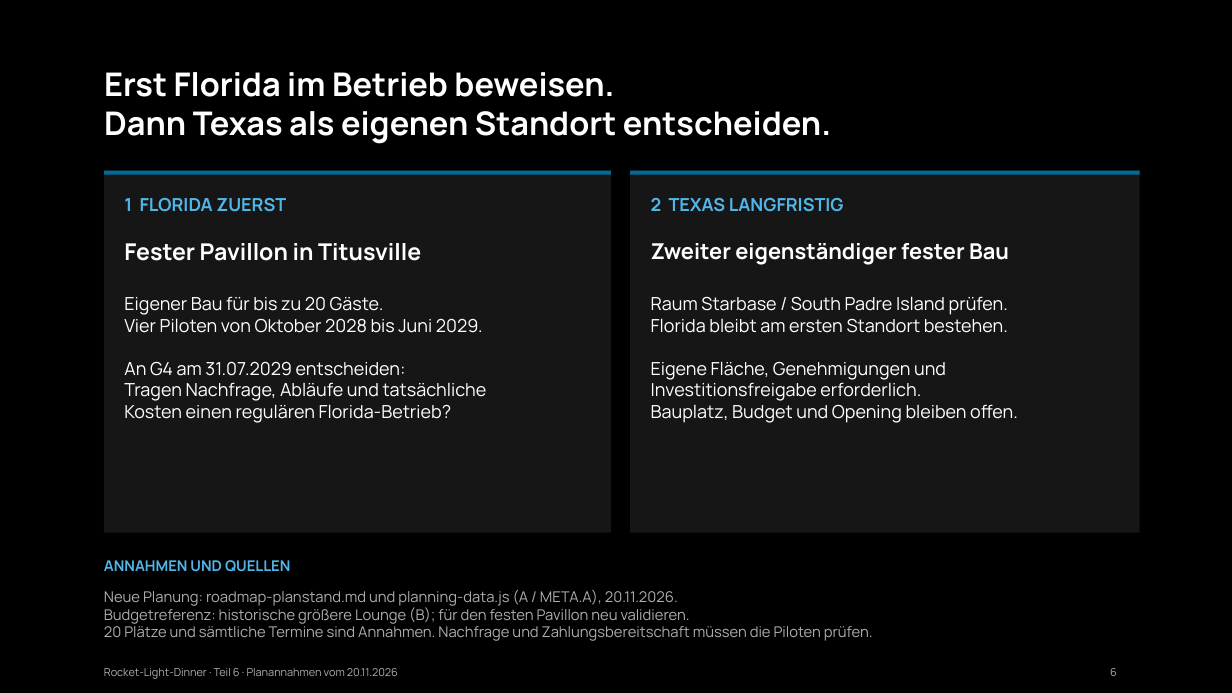
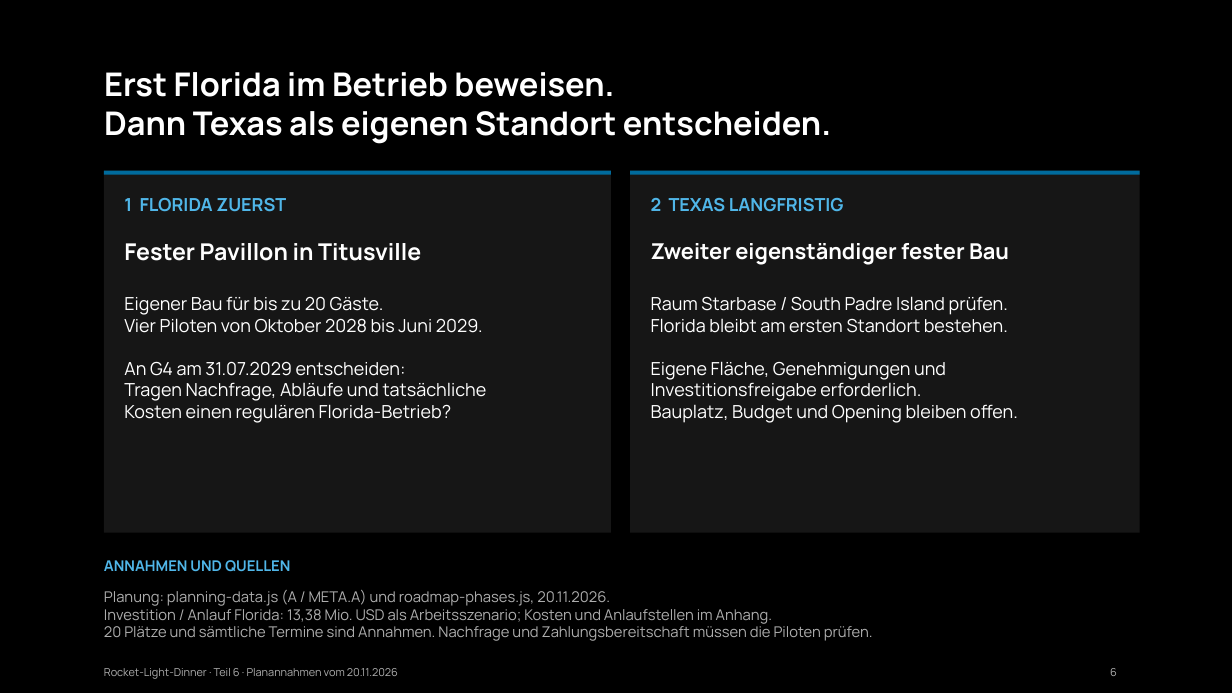
Before and after one commit to Pogoner/InnovationManagement, a slide deck: slide 6 of quellen/step-6-roadmap-fester-pavillon.pptx. Drawn at 1232x693 pixels with LibreOffice and Linux fonts; fonts in the diff are those of the drawing. Boxes give left, top, right and bottom in pixels: in the first picture for what was removed or moved away, otherwise in the second. Text is boxed around its words. In the diff, an @@ line names an element or a change of style, - is before the commit and + after.

Commit message:
feat(pitch): connect pavilion budget, five-year cashflow and roadmap contacts

```diff
--- a/quellen/step-6-roadmap-fester-pavillon.pptx
+++ b/quellen/step-6-roadmap-fester-pavillon.pptx
@@ text at [104,590,772,624]: text changed @@
-Neue Planung: roadmap-planstand.md und planning-data.js (A / META.A), 20.11.2026.
-Budgetreferenz: historische größere Lounge (B); für den festen Pavillon neu validieren.
+Planung: planning-data.js (A / META.A) und roadmap-phases.js, 20.11.2026.
+Investition / Anlauf Florida: 13,38 Mio. USD als Arbeitsszenario; Kosten und Anlaufstellen im Anhang.
```
Also in this commit, not shown: 2 other slides changed, 2 slides added, 23 other files.
